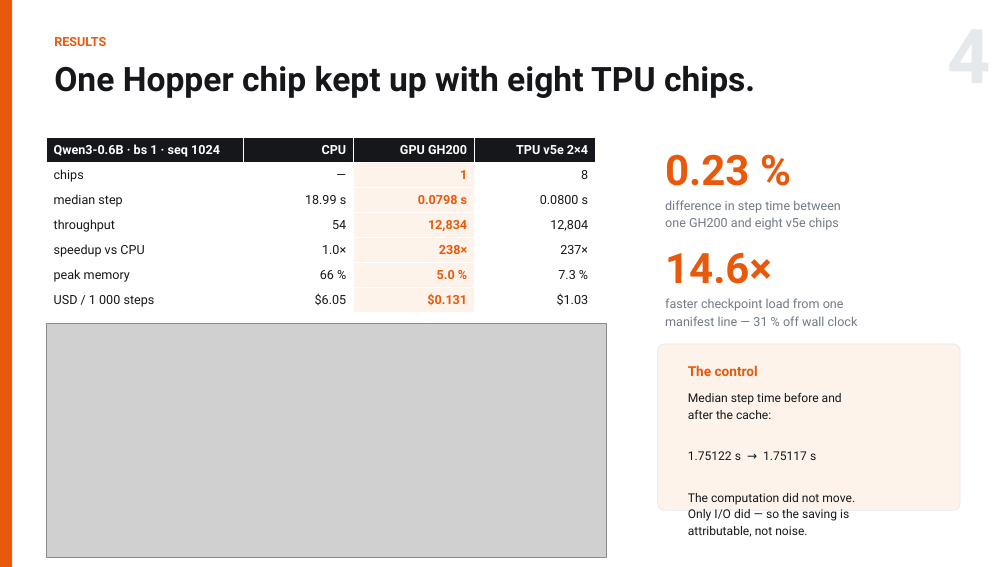
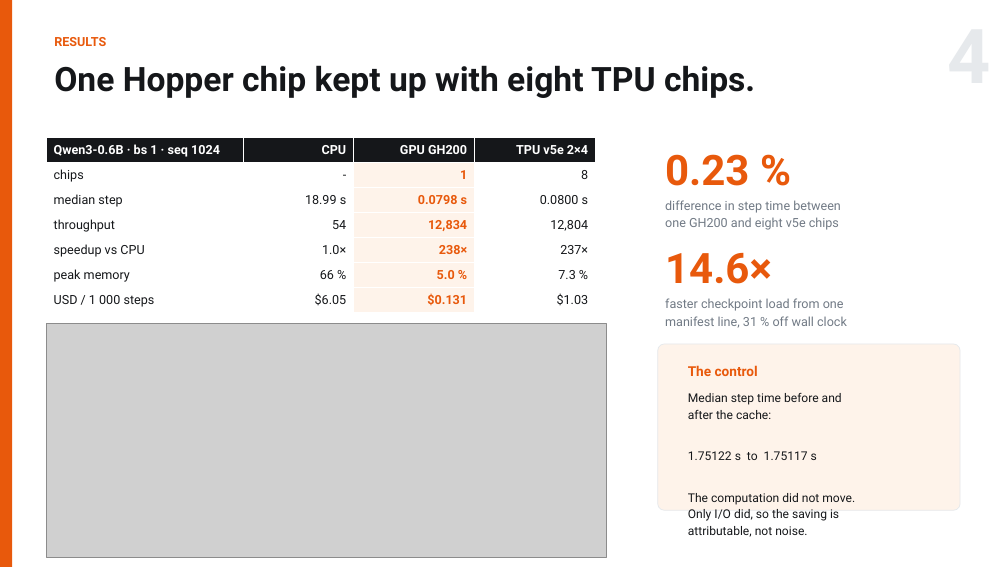
Before and after one commit to RN0L/qwen3-icd10-scaling, a slide deck: slide 4 of slides/ME344_Final_Arnold_Hambuch.pptx. Drawn at 1008x567 pixels with LibreOffice and Linux fonts; fonts in the diff are those of the drawing; grey boxes stand for pictures. Boxes give left, top, right and bottom in pixels: in the first picture for what was removed or moved away, otherwise in the second. Text is boxed around its words. In the diff, an @@ line names an element or a change of style, - is before the commit and + after.

Commit message:
Drop em dashes across the deck and tighten the phrasing
Replaced with periods, colons or commas depending on what the sentence needed.
Verified zero remain in slide bodies, tables and figure titles.

```diff
--- a/slides/ME344_Final_Arnold_Hambuch.pptx
+++ b/slides/ME344_Final_Arnold_Hambuch.pptx
@@ table at box(47, 138, 595, 312) @@
-row 2, column 2: —
+row 2, column 2: -
@@ text at box(665, 316, 847, 328): text changed @@
-manifest line — 31 % off wall clock
+manifest line, 31 % off wall clock
@@ text at box(688, 451, 817, 460): text changed @@
-1.75122 s → 1.75117 s
+1.75122 s to 1.75117 s
@@ text at box(688, 509, 839, 521): text changed @@
-Only I/O did — so the saving is
+Only I/O did, so the saving is
```
Also in this commit, not shown: 4 other slides changed, 4 other files.
